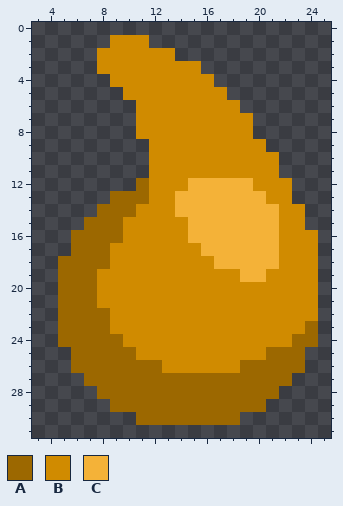
Two versions of one pixel-art sprite, sprites/items/liquids/Liquid-Bronze.png. The first picture shows the starting point.
The file is 32x32 pixels. Shown: x 3..25, y 0..31.
Palette (. is transparent): A #9c6800  B #d08b00  C #f4b238
Now the later version:
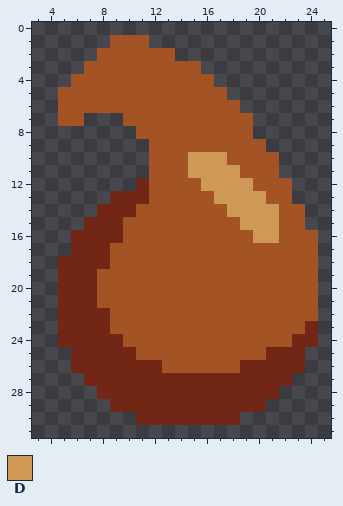
Colours new in this view: D #ce9857
From old to new:
colour A: #9c6800 -> #722716
colour B: #d08b00 -> #a45325
y 3: x 7 . -> B
y 4: x 6..8 ... -> BBB
y 5: x 5..9 ..... -> BBBBB
y 6: x 5..10 ...... -> BBBBBB
y 7: x 5..6 .. -> BB; x 10 . -> B
y 10: x 15..17 BBB -> DDD
y 11: x 15..18 BBBB -> DDDD
y 12: x 15..19 CCCCC -> BDDDD
y 13: x 14..20 CCCCCCC -> BBBDDDD
y 14: x 14..21 CCCCCCCC -> BBBBDDDD
y 15: x 15..21 CCCCCCC -> BBBBDDD
y 16: x 15..21 CCCCCCC -> BBBBBDD
y 17: x 16..21 CCCCCC -> BBBBBB
y 18: x 17..21 CCCCC -> BBBBB
y 19: x 19..20 CC -> BB
Pixel boxes of the changes (left, top, right, bottom) in both pictures:
changed: (58, 35, 318, 425)
